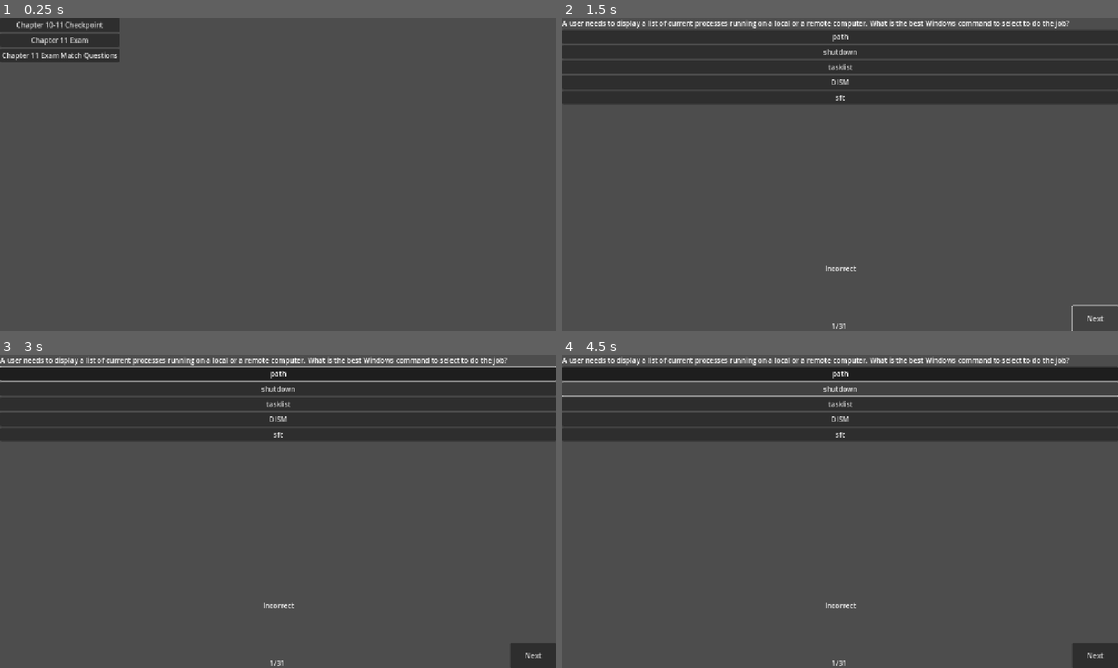
Above: before the commit, frames 1-4 (two rows, left to right).
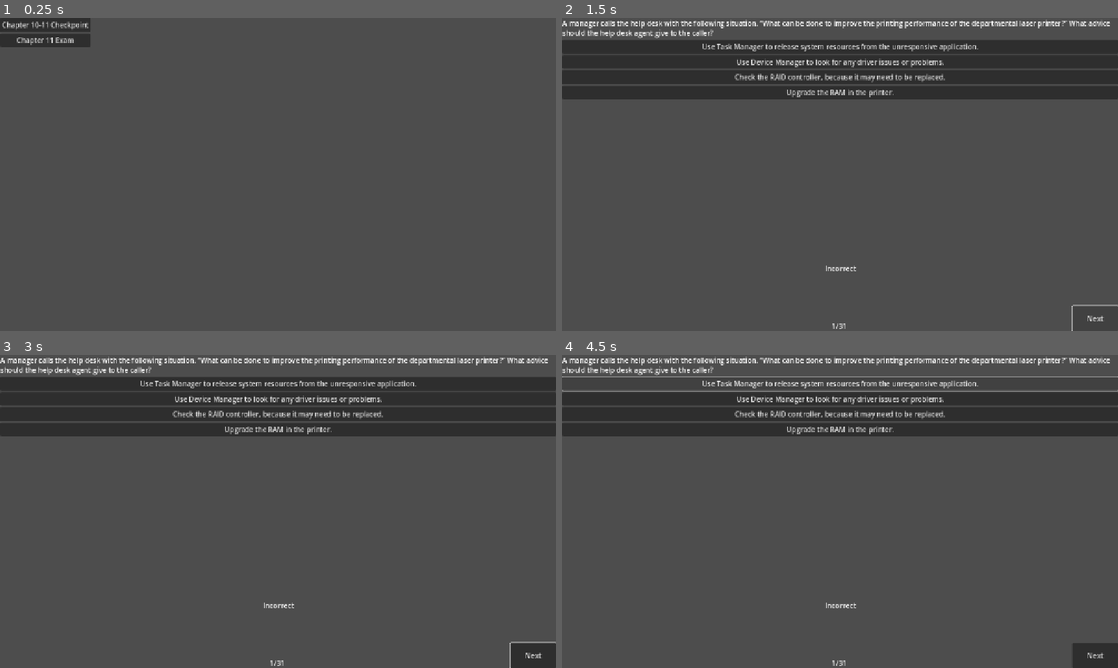
Above: after the commit, the same moments.

Repository: JMO1212/Quiz-Software
Game: Godot game, scene res://main.tscn
Same seed, same stepped clock (60 frames per second), same inputs: the game is played once before the commit and once after it.
Inputs (mouse positions are in pixels of both pictures, inside the frame that each line leads up to):
- Up to frame 1 (0.25 s): no input
- Up to frame 2 (1.5 s): click "Chapter 10-11 Checkpoint" at 0.5 s; click "Next" at 1.25 s
- Up to frame 3 (3 s): click "Next" at 2 s; click (278, 373) at 2.75 s, where only the run before the commit has a clickable "path"
- Up to frame 4 (4.5 s): click (840, 383) at 3.5 s, where only the run after the commit has a clickable "Use Task Manager to release s…"; click (840, 389) at 4.25 s, where only the run before the commit has a clickable "shutdown"

The runs differ from the first frame. In frame 1, 1.6% of the frame differs, in the area x 0-22%, y 0-14%; in frame 2, 9.6%; in frame 3, 10%; in frame 4, 11%, in the area x 0-100%, y 0-28%.

Commit message:
Combined chapter 11 and chapter 11 match

Diff:
--- a/Chapters/chapter_10_11_checkpoint.gd
+++ b/Chapters/chapter_10_11_checkpoint.gd
@@ -175,7 +175,7 @@
 func _ready() -> void:
 	print(Questions.size())
 	#Answers.resize(Questions.size())
-	#Questions.shuffle()
+	Questions.shuffle()
 	MakeAnswerButtons(Questions[0])
 	$QuestionNumber.text = "1/" + str(Questions.size())
 
--- a/Chapters/chapter_11_exam.gd
+++ b/Chapters/chapter_11_exam.gd
@@ -1,14 +1,13 @@
 extends Control
 
 var QuestionNumber = 0
+var GivenAnswer:Array = []
 enum{
 	ZERO,
 	SINGLE,
 	TWO,
 	THREE,
-	FOUR,
-	FIVE,
-	SIX
+	MATCH,
 }
 
 @export var Questions: Array[Array] = [
@@ -212,6 +211,68 @@
 		"A user is reorganizing files within different directories to accommodate new projects and needs to relocate a file from one Windows directory to another one. What is the best Windows command to select to do the job?",
 		"tasklist", "DISM", "move", "sfc", "history", 3
 	],
+	[
+		MATCH,
+		"Match the Windows 10 Registry key with its description. (Not all options are used.)",
+		["HKKEY_LOCAL_MACHINE", "HKEY_CURRENT_USER", "HKEY_CLASSES_ROOT", "HKEY_USERS", "HKEY_CURRENT_CONFIG"],
+		["all of the configuration settings for the hardware and software configured on the computer for all users",
+		"settings about the file system, file associations, shortcuts used when you ask Windows to run a file, or view a directory",
+		"data about the preferences of the currently logged on user, including personlization settings, default devices, and procramt, etc",
+		"information about the current hardware profile of the machine"],
+		[4, 3, 2, 5]
+	],
+	[
+		MATCH,
+		"Match the categories in the Windows 10 Control Panel to the function",
+		["Network and Internet", "Program", "Ease of Access", "System and Security", "Hardware and Sound", "User Accounts"],
+		["provides access to administrative tools for configuring security and a wide range of system functions",
+		"allows configuration of networking, file sharing, the default Microsoft browser, and infrared file exchange settings",
+		"provides access to configuration of devices such as printers, media devices, power, and mobility",
+		"provides access to allow activation of deactivation of a wide range of Windows features",
+		"enables administration of Windows user accounts and management of Web and Windows Credentials including the file encryption certificates",
+		"provides access for configuration of speech recognition and text to speech services"],
+		[4, 1, 5, 2, 6, 3]
+	],
+	[
+		MATCH,
+		"Match the folder in a 64-bit Windows 10 PC to their description. (Not all options are used.)",
+		["Program Files (x86)", "System Folder", "Program Files", "Temporary Files"],
+		["It contains files created by the OS and programs that are needed for a short period of time and are usually automatically deleted when the application of the OS is finished using them",
+		"It is used by application installation programs to install software. All 32-bit programs are installed in this folder.",
+		"It contains most of the files that are used to run the computer."],
+		[4, 1, 2]
+	],
+	[
+		MATCH,
+		"Match the folders in a 32-bit Windows 10 PC to their description. (Not alll options are used.)",
+		["Program Files (x86)", "System Folder", "Program Files", "Temporary Files"],
+		["It contains files created by the OS and programs that are needed for a short period of time and are usually automatically deleted when the application of the OS is finished using them",
+		"It is used by application installation programs to install software. All 32-bit programs are installed in this folder.",
+		"It contains most of the files that are used to run the computer."],
+		[4, 1, 2]
+	],
+	[
+		MATCH,
+		"Match the message types in the Windows 10 Event Viewer with their description. (Not all options are used.)",
+		["Information", "Warning", "Error", "Critical", "Success Audit", "Failure Audit"],
+		["A successful event is logged",
+		"Immediate action is required.",
+		"A security event has been successful",
+		"A problem exists, but no immediate action is required",
+		"There is an indication of a potential problem with a software component that is not functioning ideally"],
+		[1, 4, 5, 3, 2]
+	],
+	[
+		MATCH,
+		"Match the Internet Options to the descriptions used ot configure Microsoft Internet Explorer. (Not all options are used.)",
+		["General", "Security", "Connections", "Programs", "Content", "Advanced"],
+		["allows for Dial-up, VPN, and Proxy Server settings to be configured",
+		"allows IE to be set as the default web browser, enables browser add-ons, allows for the HTML editor to be set for IE, and allows for the selection of programs used for internet services",
+		"allows for IE settings to be reset to their default state",
+		"allows for adjustment of AutoComplete settings, and configuration of the feeds and web slices that can be viewed in IE",
+		"allows for selecting the default home page, viewing and deleting browsing history, adjusting search settings, and customizing the browser appearance"],
+		[3, 4, 6, 5, 1]
+	]
 ]
 
 var CorrectAnswers: Array[int]
@@ -221,7 +282,10 @@
 	print(Questions.size())
 	#Answers.resize(Questions.size())
 	Questions.shuffle()
-	MakeAnswerButtons(Questions[0])
+	if Questions[0][0] == MATCH:
+		PrepareMatchQuestion(0)
+	else:
+		MakeAnswerButtons(Questions[0])
 	$QuestionNumber.text = "1/" + str(Questions.size())
 
 
@@ -230,6 +294,8 @@
 	pass
 
 func MakeAnswerButtons(Question:Array):
+	$Answers.visible = true
+	$MatchContainer.visible = false
 	for button in $Answers.get_children():
 		if button.name == "Label":
 			continue
@@ -243,7 +309,39 @@
 		AnswerButton.text = Question[num+2]
 		$Answers.add_child(AnswerButton)
 
-func CheckAnswers(Question:Array):
+func PrepareMatchQuestion(Num:int):
+	$Answers.visible = false
+	$MatchContainer.visible = true
+	for child in $MatchContainer/HBoxContainer/Options.get_children():
+		child.queue_free()
+	for child in $MatchContainer/HBoxContainer/Categories.get_children():
+		child.queue_free()
+	$MatchContainer/Question.text = Questions[Num][1]
+	var width:int
+	for Option in Questions[Num][2]:
+		var Option_Button = Button.new()
+		Option_Button.text = Option
+		Option_Button.toggle_mode = true
+		$MatchContainer/HBoxContainer/Options.add_child(Option_Button)
+		width = Option_Button.size.x
+
+	for Category in Questions[Num][3]:
+		var CategoryVBox = VBoxContainer.new()
+
+		var CategoryLabel = RichTextLabel.new()
+		CategoryLabel.fit_content = true
+		CategoryLabel.custom_minimum_size.x = 1280 - width
+
+		var CategoryButton = Button.new()
+		CategoryButton.custom_minimum_size.y = 30
+		CategoryButton.pressed.connect(OnCategoryButtonPressed.bind(CategoryButton))
+
+		$MatchContainer/HBoxContainer/Categories.add_child(CategoryVBox)
+		CategoryLabel.text = Category
+		CategoryVBox.add_child(CategoryLabel)
+		CategoryVBox.add_child(CategoryButton)
+
+func CheckMultipleChoiceAnswers(Question:Array):
 	var AnswersGiven:Array = []
 	var CorrectAnswers:Array = []
 
@@ -265,15 +363,28 @@
 		#IncorrectAnswers.append(QuestionNumber)
 		return false
 
-
+func CheckMatchAnswer(Num:int):
+	if GivenAnswer == Questions[Num][-1]:
+		return true
+	else:
+		return false
 
 func _on_next_question_pressed() -> void:
-
-	if CheckAnswers(Questions[QuestionNumber]):
+	var correct:bool
+	if Questions[QuestionNumber][0] == MATCH:
+		correct = CheckMatchAnswer(QuestionNumber)
+	else:
+		correct = CheckMultipleChoiceAnswers(Questions[QuestionNumber])
+
+	if correct:
 		$Score.text = ""
 		if QuestionNumber < Questions.size() - 1:
-			MakeAnswerButtons(Questions[QuestionNumber+1])
 			QuestionNumber+=1
+			if Questions[QuestionNumber][0] == MATCH:
+				PrepareMatchQuestion(QuestionNumber)
+			else:
+				MakeAnswerButtons(Questions[QuestionNumber+1])
+
 			$QuestionNumber.text = str(QuestionNumber+1) + "/" + str(Questions.size())
 		else:
 			$Score.text = "Done!"
@@ -286,3 +397,13 @@
 		MakeAnswerButtons(Questions[QuestionNumber-1])
 		QuestionNumber-=1
 		$QuestionNumber.text = str(QuestionNumber+1) + "/" + str(Questions.size())
+
+func OnCategoryButtonPressed(ClickedButton:Button):
+	var iterator = 1
+	for Option in $MatchContainer/HBoxContainer/Options.get_children():
+		if Option.button_pressed:
+			GivenAnswer.append(iterator)
+			ClickedButton.text = Option.text
+			Option.button_pressed = false
+			break
+		iterator += 1
--- a/Chapters/chapter_11_exam.tscn
+++ b/Chapters/chapter_11_exam.tscn
@@ -20,6 +20,23 @@
 [node name="Label" type="RichTextLabel" parent="Answers"]
 layout_mode = 2
 fit_content = true
+
+[node name="MatchContainer" type="VBoxContainer" parent="."]
+offset_right = 1152.0
+offset_bottom = 40.0
+
+[node name="Question" type="RichTextLabel" parent="MatchContainer"]
+layout_mode = 2
+fit_content = true
+
+[node name="HBoxContainer" type="HBoxContainer" parent="MatchContainer"]
+layout_mode = 2
+
+[node name="Options" type="VBoxContainer" parent="MatchContainer/HBoxContainer"]
+layout_mode = 2
+
+[node name="Categories" type="VBoxContainer" parent="MatchContainer/HBoxContainer"]
+layout_mode = 2
 
 [node name="NextQuestion" type="Button" parent="."]
 layout_mode = 1
--- a/Chapters/chapter_11_match_questions.gd
+++ b/Chapters/chapter_11_match_questions.gd
@@ -69,6 +69,7 @@
 
 # Called when the node enters the scene tree for the first time.
 func _ready() -> void:
+	Questions.shuffle()
 	PrepareQuestion(0)
 
 
@@ -101,9 +102,6 @@
 		var CategoryButton = Button.new()
 		CategoryButton.custom_minimum_size.y = 30
 		CategoryButton.pressed.connect(OnCategoryButtonPressed.bind(CategoryButton))
-
-		#print($Options.size.x)
-		print(CategoryLabel.custom_minimum_size)
 
 		CategoriesBox.add_child(CategoryVBox)
 		CategoryLabel.text = Category
--- a/Chapters/chapter_11_match_questions.tscn
+++ b/Chapters/chapter_11_match_questions.tscn
@@ -30,6 +30,7 @@
 layout_mode = 2
 
 [node name="NextQuestion" type="Button" parent="."]
+layout_mode = 0
 offset_left = 1174.0
 offset_top = 662.0
 offset_right = 1280.0
--- a/main.tscn
+++ b/main.tscn
@@ -25,6 +25,7 @@
 text = "Chapter 11 Exam"
 
 [node name="Chapter 11 Match Questions" type="Button" parent="VBoxContainer"]
+visible = false
 layout_mode = 2
 text = "Chapter 11 Exam Match Questions"
 
